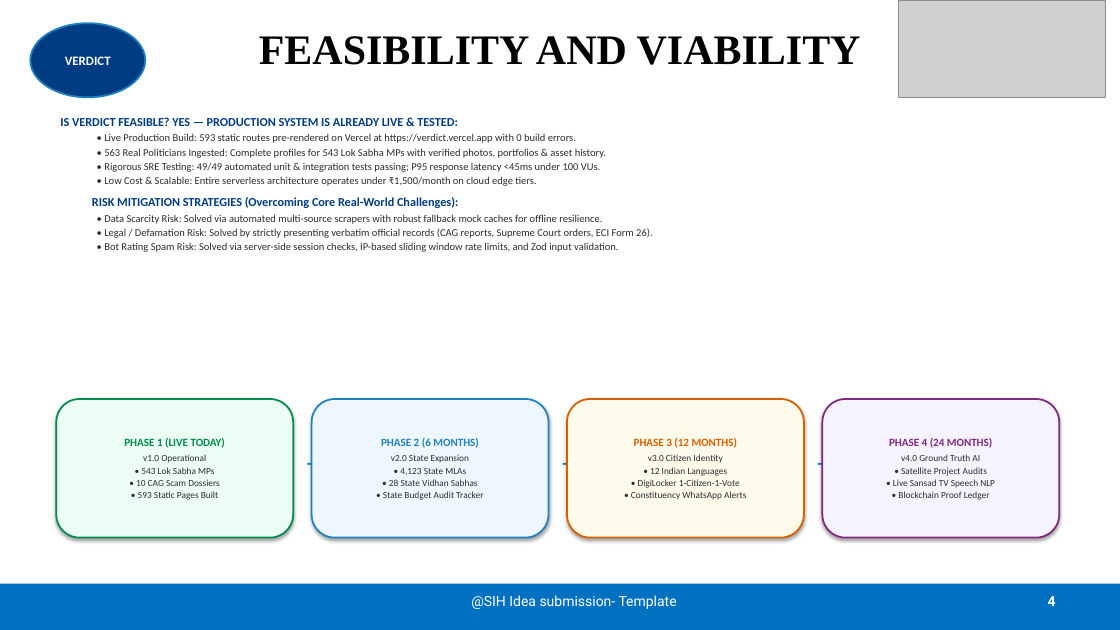
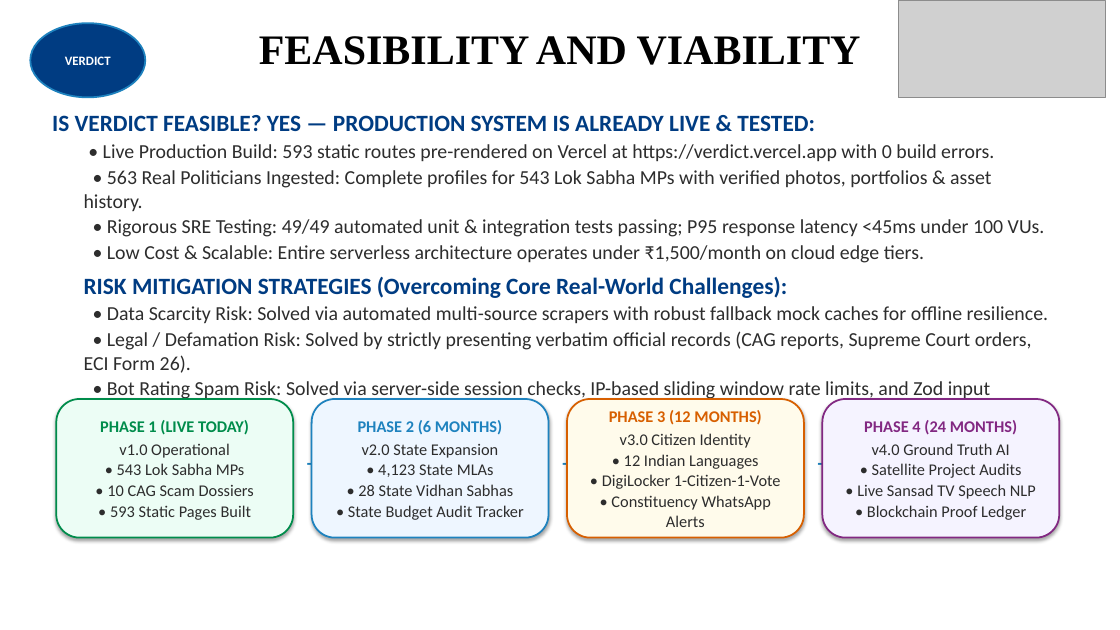
Before and after one commit to KATRIXBEE/verdict, a slide deck: slide 4 of VERDICT_SIH2026_Official.pptx. Drawn at 1120x630 pixels with LibreOffice and Linux fonts; fonts in the diff are those of the drawing; grey boxes stand for pictures. Boxes give left, top, right and bottom in pixels: in the first picture for what was removed or moved away, otherwise in the second. Text is boxed around its words. In the diff, an @@ line names an element or a change of style, - is before the commit and + after.

```diff
--- a/VERDICT_SIH2026_Official.pptx
+++ b/VERDICT_SIH2026_Official.pptx
@@ text "IS VERDICT FEASIBLE? YES — ...": place and size @@
-text "IS VERDICT FEASIBLE? YES — ..." at (60,117,652,252)
+text "IS VERDICT FEASIBLE? YES — ..." at (52,115,1049,401)
@@ text "IS VERDICT FEASIBLE? YES — ..." at (52,115,1049,401): size 10.5 to 20 pt in "IS VERDICT FEASIBLE? YES — PRODUCTION SYSTEM ...", "RISK MITIGATION STRATEGIES (Overcoming Core Real-World Chall ..."; size 9 to 17 pt in "• Live Production Build: 593 static routes ...", "• 563 Real Politicians Ingested: Complete profiles ...", "• Rigorous SRE Testing: 49/49 automated unit ...", "• Low Cost & Scalable: Entire serverless ..." and 3 more places @@
@@ rounded rectangle "PHASE 1 (LIVE TODAY)" at (56,399,293,538): size 9.5 to 14 pt in "PHASE 1 (LIVE TODAY)"; size 8 to 14 pt in "v1.0 Operational", "• 543 Lok Sabha MPs", "• 10 CAG Scam Dossiers", "• 593 Static Pages Built" @@
@@ rounded rectangle "PHASE 2 (6 MONTHS)" at (312,399,549,538): size 9.5 to 14 pt in "PHASE 2 (6 MONTHS)"; size 8 to 14 pt in "v2.0 State Expansion", "• 4,123 State MLAs", "• 28 State Vidhan Sabhas", "• State Budget Audit Tracker" @@
@@ rounded rectangle "PHASE 3 (12 MONTHS)" at (567,399,804,538): size 9.5 to 14 pt in "PHASE 3 (12 MONTHS)"; size 8 to 14 pt in "v3.0 Citizen Identity", "• 12 Indian Languages", "• DigiLocker 1-Citizen-1-Vote", "• Constituency WhatsApp Alerts" @@
@@ rounded rectangle "PHASE 4 (24 MONTHS)" at (823,399,1060,538): size 9.5 to 14 pt in "PHASE 4 (24 MONTHS)"; size 8 to 14 pt in "v4.0 Ground Truth AI", "• Satellite Project Audits", "• Live Sansad TV Speech NLP", "• Blockchain Proof Ledger" @@
@@ rectangle removed at (0,584,1120,630) @@
@@ text removed at (471,595,677,609) @@
-@SIH Idea submission- Template
@@ page number removed at (1048,596,1056,606) @@
-4
```
Also in this commit, not shown: 5 other slides changed, 24 other files.
